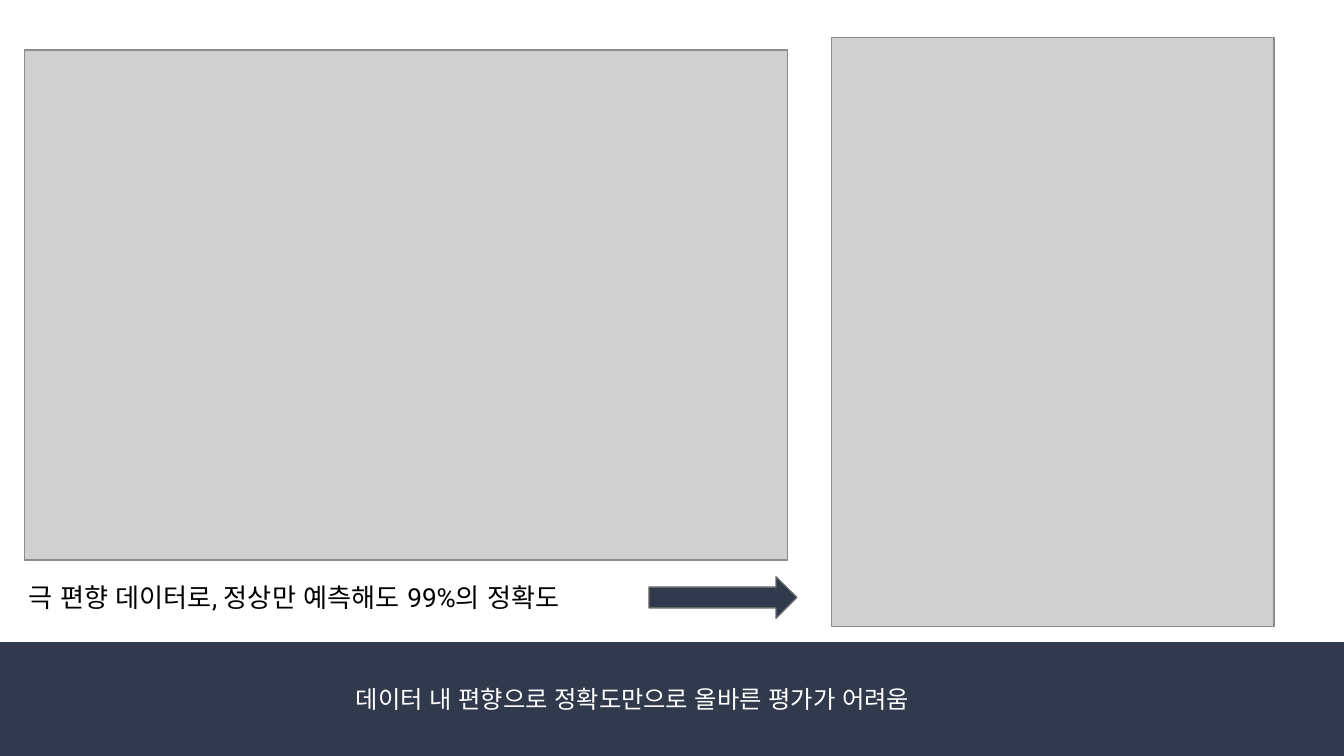
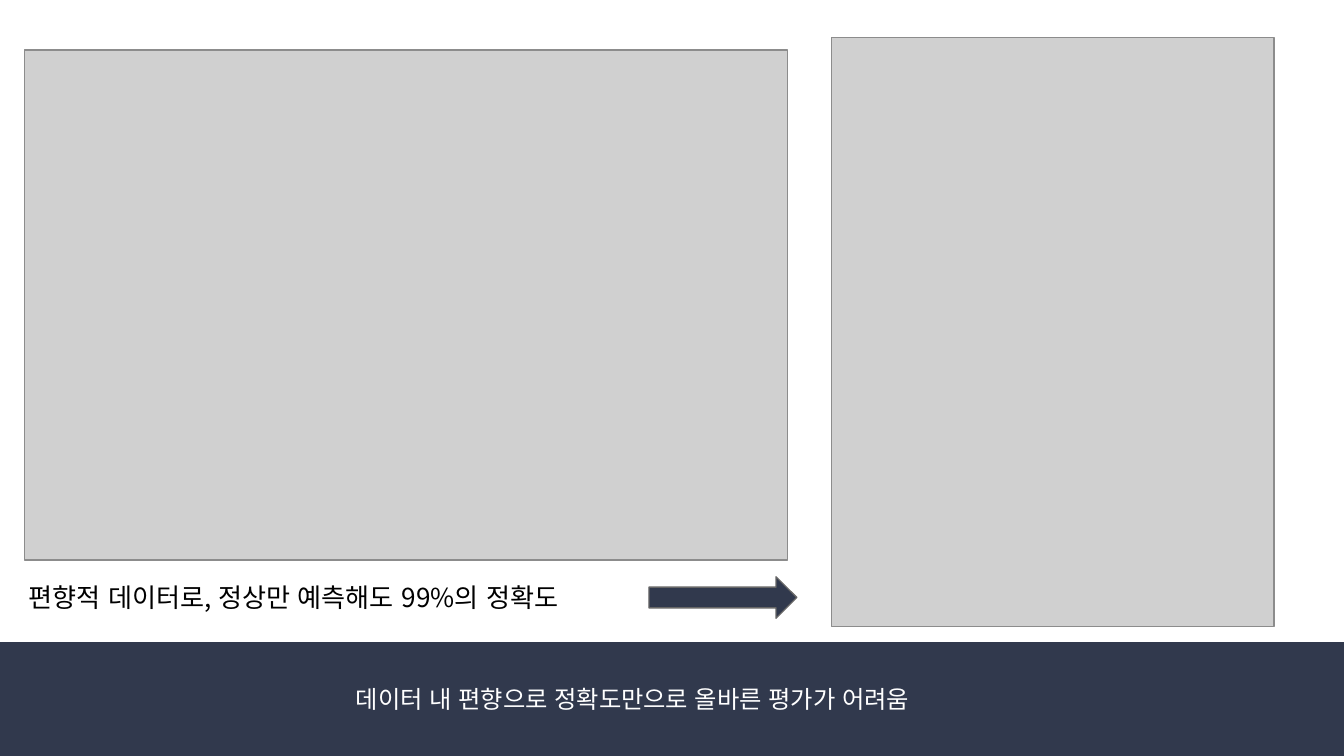
Before and after one commit to DonHK-97/Gradient-Boost-Classifier-for-Machine-Malfunction, a slide deck: slide 6 of Docs/공모전_발표자료.pptx (slide 5 before the commit). Drawn at 1344x756 pixels with LibreOffice and Linux fonts; fonts in the diff are those of the drawing; grey boxes stand for pictures. Boxes give left, top, right and bottom in pixels: in the first picture for what was removed or moved away, otherwise in the second. Text is boxed around its words. In the diff, an @@ line names an element or a change of style, - is before the commit and + after.

```diff
--- a/Docs/공모전_발표자료.pptx
+++ b/Docs/공모전_발표자료.pptx
@@ text at <box>29,585,558,612</box>: text changed; font Roboto to Noto Sans CJK KR @@
-극 편향 데이터로, 정상만 예측해도 99%의 정확도
+편향적 데이터로, 정상만 예측해도 99%의 정확도
```
Also in this commit, not shown: 6 other slides changed, 1 slide added, 5 other files.
